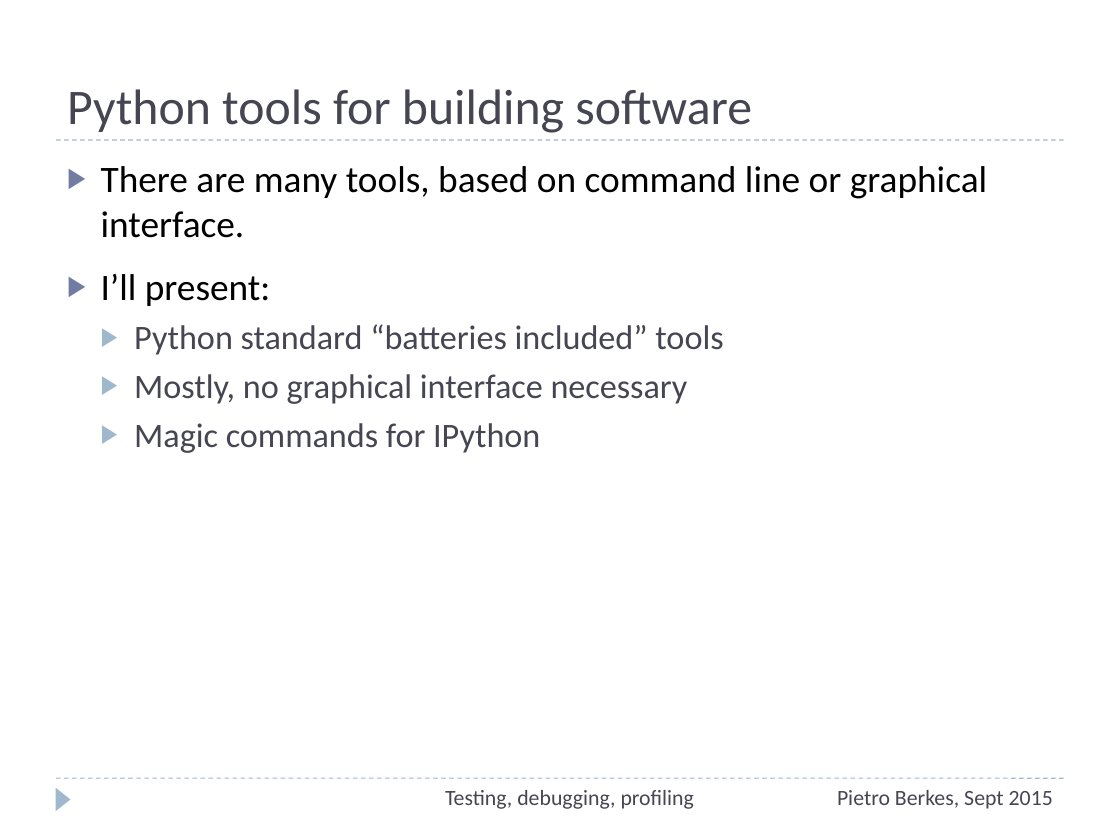
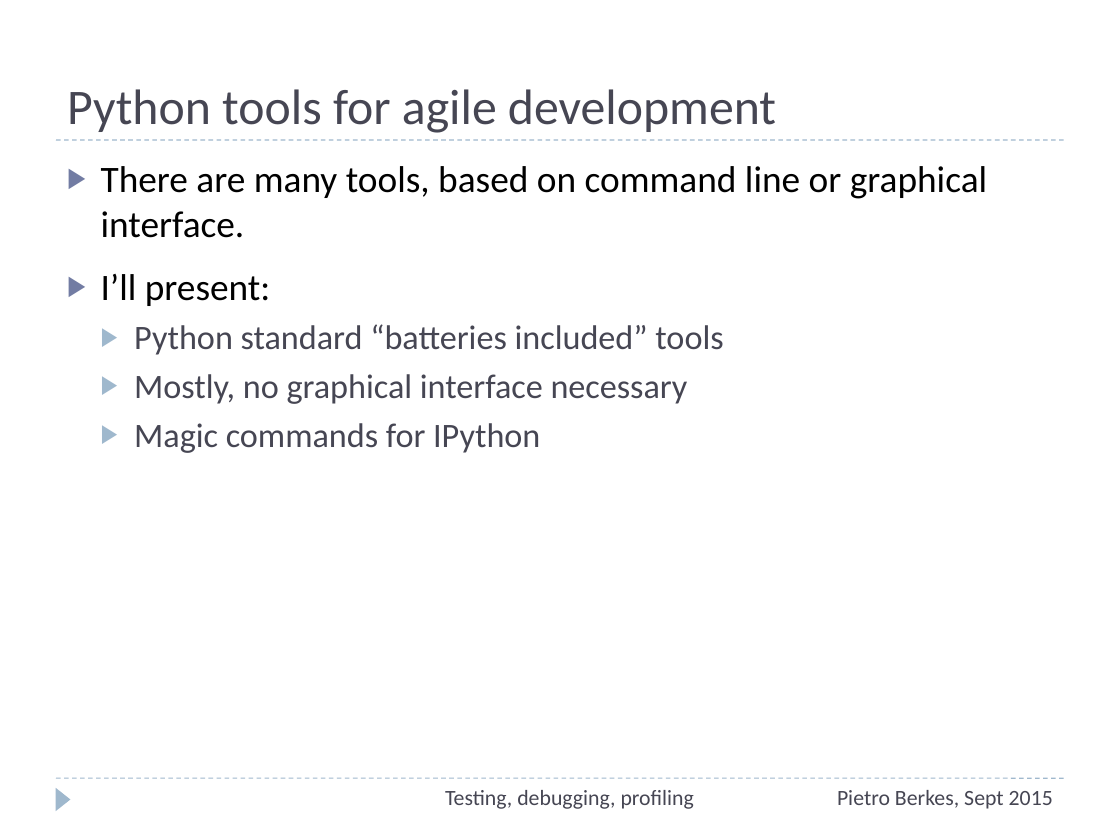
Before and after one commit to ASPP/testing_debugging_profiling, a slide deck: slide 5 of testing-debugging-profiling.pptx. Drawn at 1120x840 pixels with LibreOffice and Linux fonts; fonts in the diff are those of the drawing. Boxes give left, top, right and bottom in pixels: in the first picture for what was removed or moved away, otherwise in the second. Text is boxed around its words. In the diff, an @@ line names an element or a change of style, - is before the commit and + after.

```diff
--- a/testing-debugging-profiling.pptx
+++ b/testing-debugging-profiling.pptx
@@ title at box(67, 89, 776, 133): text changed @@
-Python tools for building software
+Python tools for agile development
```
Also in this commit, not shown: 9 other slides changed, 1 slide added, 1 other file.
